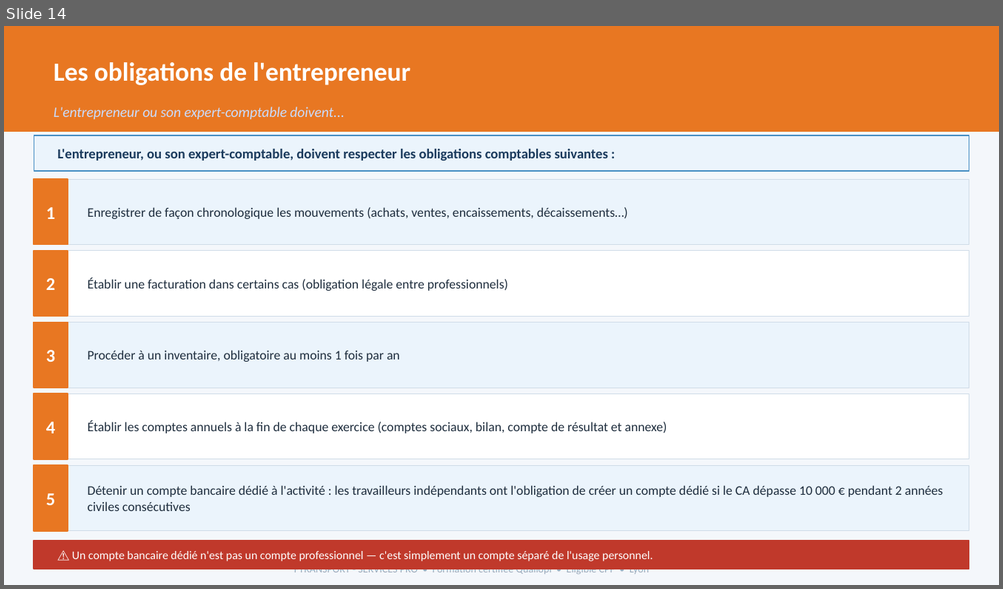
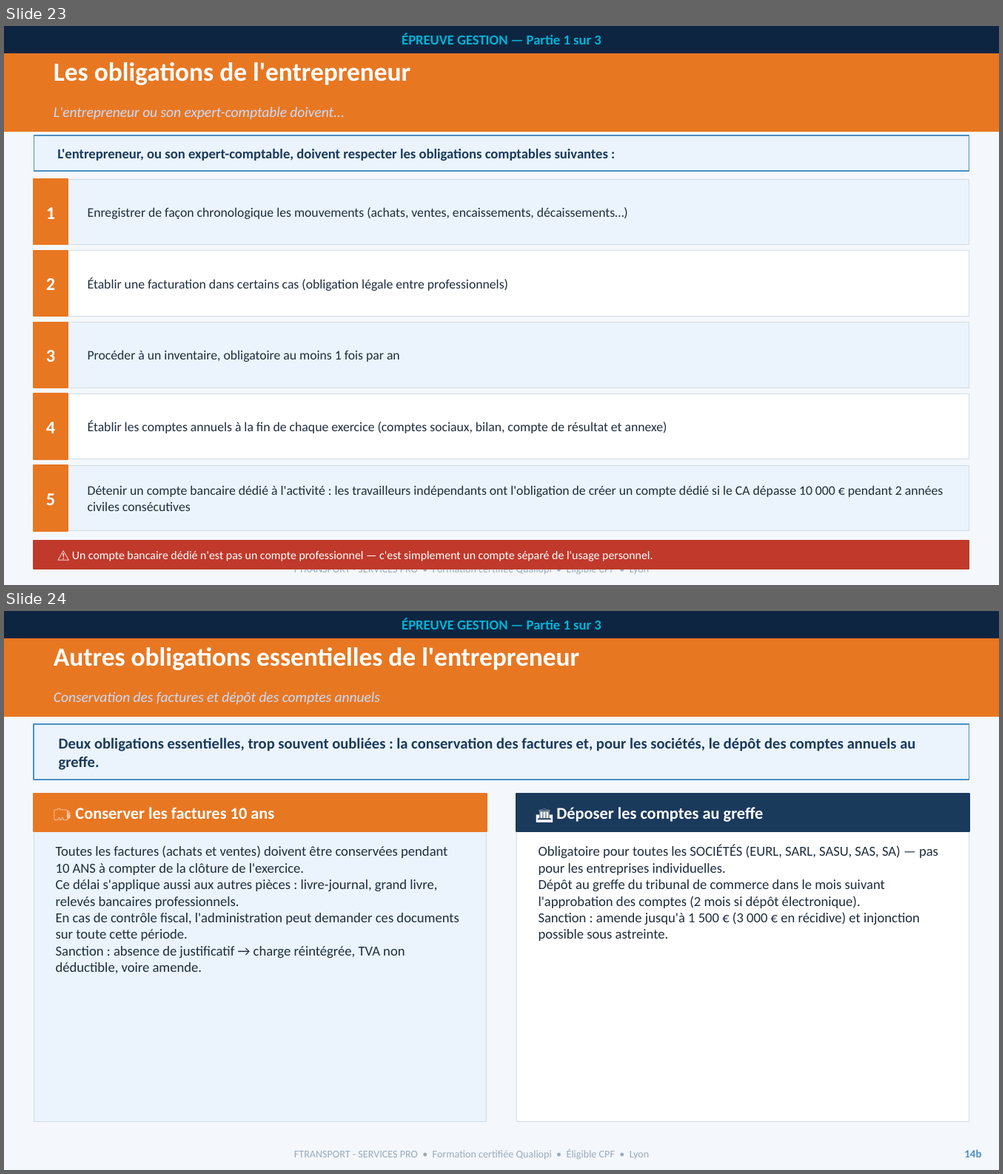
Before and after one commit to nanouf69/insight-learn-manage, a slide deck: public/cours/vtc/B_Gestion_partie_1.pptx. Shown one above the other, each under a label of ours: slide 14 before the commit, slides 23 and 24 after it. The pictures are 1003x589 and 1003x1174 pixels, drawn with LibreOffice and Linux fonts; fonts in the diff are those of the drawing. Boxes give left, top, right and bottom in pixels: in the first picture for what was removed or moved away, otherwise in the second. Text is boxed around its words. In the diff, an @@ line names an element or a change of style, - is before the commit and + after.

```diff
--- a/public/cours/vtc/B_Gestion_partie_1.pptx
+++ b/public/cours/vtc/B_Gestion_partie_1.pptx
@@ slide 24 added at (4, 611, 999, 1170), background #FFFFFF @@
@@ rectangle added at (4, 611, 999, 1170), fill #F4F7FB, outline #F4F7FB 1 pt @@
@@ rectangle added at (4, 611, 999, 716), fill #E87722, outline #E87722 1 pt @@
@@ rectangle added at (4, 611, 999, 639), fill #0D2540, 10 pt, text #00B4D8, bold @@
+ÉPREUVE GESTION — Partie 1 sur 3
@@ text added at (54, 647, 579, 670), 19 pt, text #FFFFFF, bold @@
+Autres obligations essentielles de l'entrepreneur
@@ text added at (54, 692, 380, 704), 10.5 pt, text #CADCFC, italic @@
+Conservation des factures et dépôt des comptes annuels
@@ rectangle added at (34, 724, 969, 780), fill #EBF4FC, outline #4A90C4 1 pt @@
@@ text added at (59, 738, 915, 770), 11 pt, text #1A3A5C, bold @@
+Deux obligations essentielles, trop souvent oubliées : la conservation des factures et, pour les sociétés, le dépôt des comptes annuels au greffe.
@@ rectangle added at (34, 794, 486, 1122), fill #EBF4FC, outline #D0DCE8 0.6 pt @@
@@ rectangle added at (34, 794, 486, 832), fill #E87722, outline #E87722 1 pt @@
@@ text added at (75, 807, 274, 819), 12 pt, text #FFFFFF, bold @@
+🗂️ Conserver les factures 10 ans
@@ rectangle added at (516, 794, 969, 1122), fill #FFFFFF, outline #D0DCE8 0.6 pt @@
@@ rectangle added at (516, 794, 969, 832), fill #1A3A5C, outline #1A3A5C 1 pt @@
@@ text added at (556, 807, 763, 822), 12 pt, text #FFFFFF, bold @@
+🏛️ Déposer les comptes au greffe
@@ text added at (56, 846, 458, 974), 10 pt, text #1E2D3D @@
+Toutes les factures (achats et ventes) doivent être conservées pendant 10 ANS à compter de la clôture de l'exercice.
+Ce délai s'applique aussi aux autres pièces : livre-journal, grand livre, relevés bancaires professionnels.
+En cas de contrôle fiscal, l'administration peut demander ces documents sur toute cette période.
+Sanction : absence de justificatif → charge réintégrée, TVA non déductible, voire amende.
@@ text added at (538, 845, 938, 941), 10 pt, text #1E2D3D @@
+Obligatoire pour toutes les SOCIÉTÉS (EURL, SARL, SASU, SAS, SA) — pas pour les entreprises individuelles.
+Dépôt au greffe du tribunal de commerce dans le mois suivant l'approbation des comptes (2 mois si dépôt électronique).
+Sanction : amende jusqu'à 1 500 € (3 000 € en récidive) et injonction possible sous astreinte.
@@ text added at (294, 1149, 649, 1159), 7.5 pt, text #9AAABB @@
+FTRANSPORT - SERVICES PRO • Formation certifiée Qualiopi • Éligible CPF • Lyon
@@ text added at (964, 1150, 981, 1158), 8 pt, text #4A90C4, bold @@
+14b
@@ what was slide 14 is now slide 23 @@
@@ slide 23 changed as well @@
@@ rectangle added at (4, 26, 999, 54), fill #0D2540, 10 pt, text #00B4D8, bold @@
+ÉPREUVE GESTION — Partie 1 sur 3
```
Also in this commit, not shown: 25 other slides changed, 10 other slides added, 2 other files.
